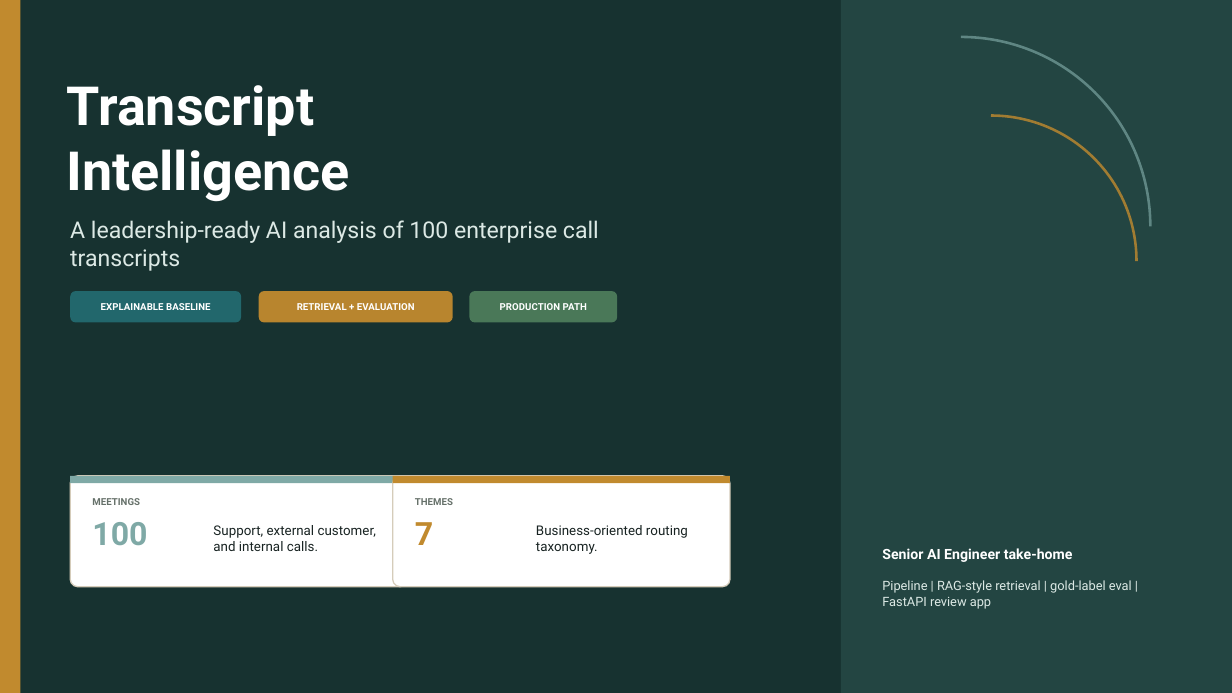
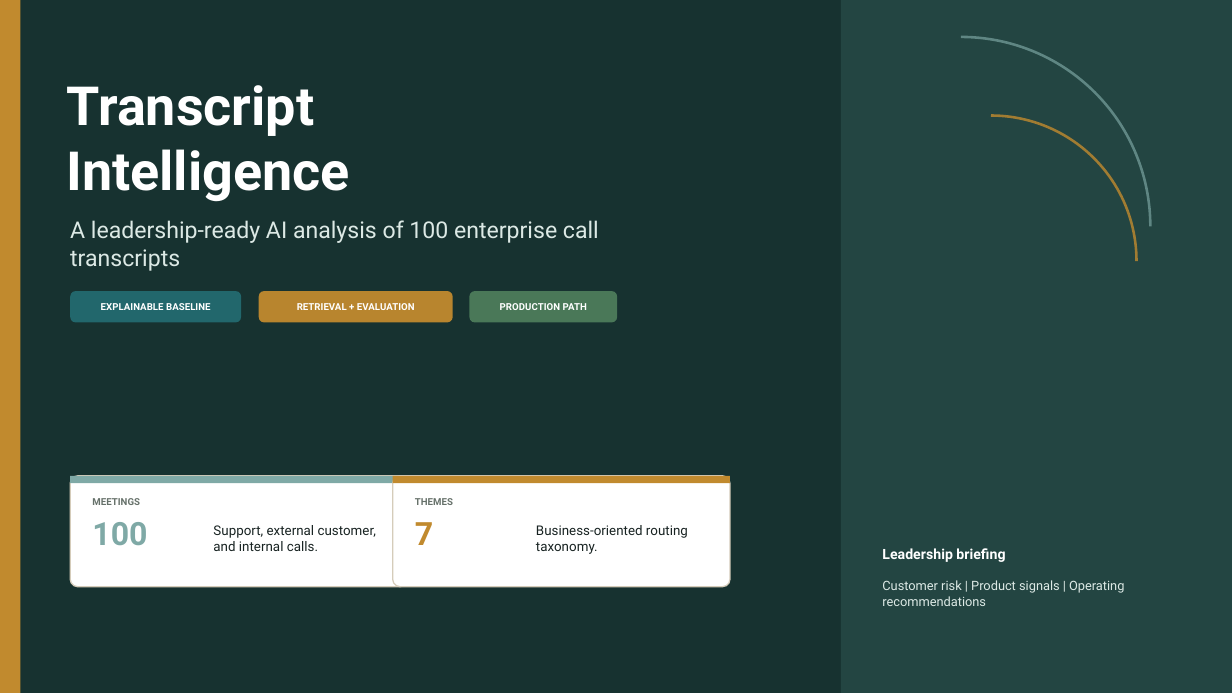
Before and after one commit to gsrikaveri123/transcript-intelligence, a slide deck: slide 1 of interview-assignment/deliverables/Transcript_Intelligence_Leadership_Deck.pptx. Drawn at 1232x693 pixels with LibreOffice and Linux fonts; fonts in the diff are those of the drawing. Boxes give left, top, right and bottom in pixels: in the first picture for what was removed or moved away, otherwise in the second. Text is boxed around its words. In the diff, an @@ line names an element or a change of style, - is before the commit and + after.

Commit message:
Make leadership deck stakeholder-ready

```diff
--- a/interview-assignment/deliverables/Transcript_Intelligence_Leadership_Deck.pptx
+++ b/interview-assignment/deliverables/Transcript_Intelligence_Leadership_Deck.pptx
@@ text at [882,548,1005,562]: text changed @@
-Senior AI Engineer take-home
+Leadership briefing
@@ text at [882,580,1124,606]: text changed @@
-Pipeline | RAG-style retrieval | gold-label eval | FastAPI review app
+Customer risk | Product signals | Operating recommendations
```
Also in this commit, not shown: 6 other slides changed, 1 other file.
